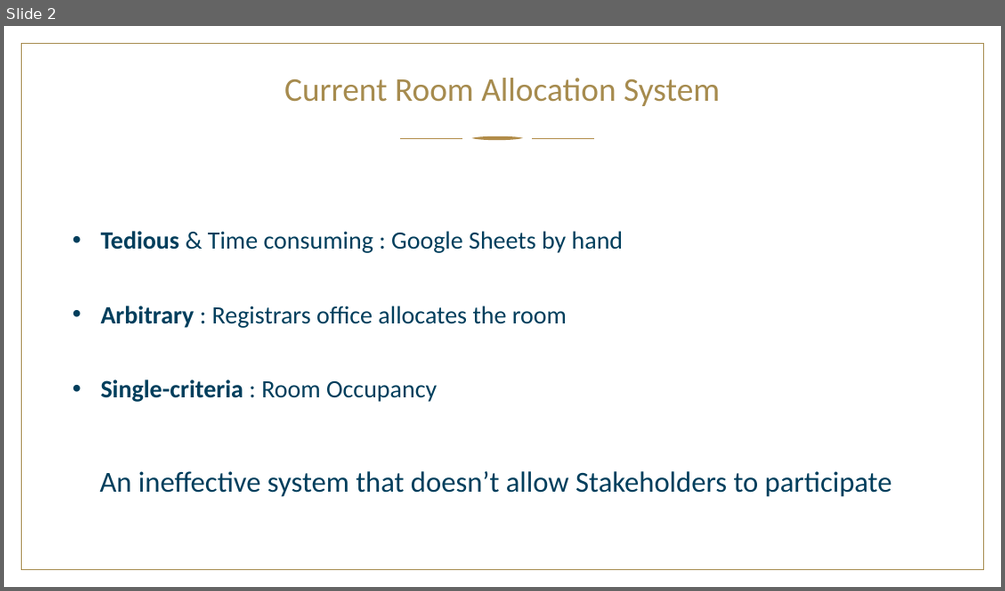
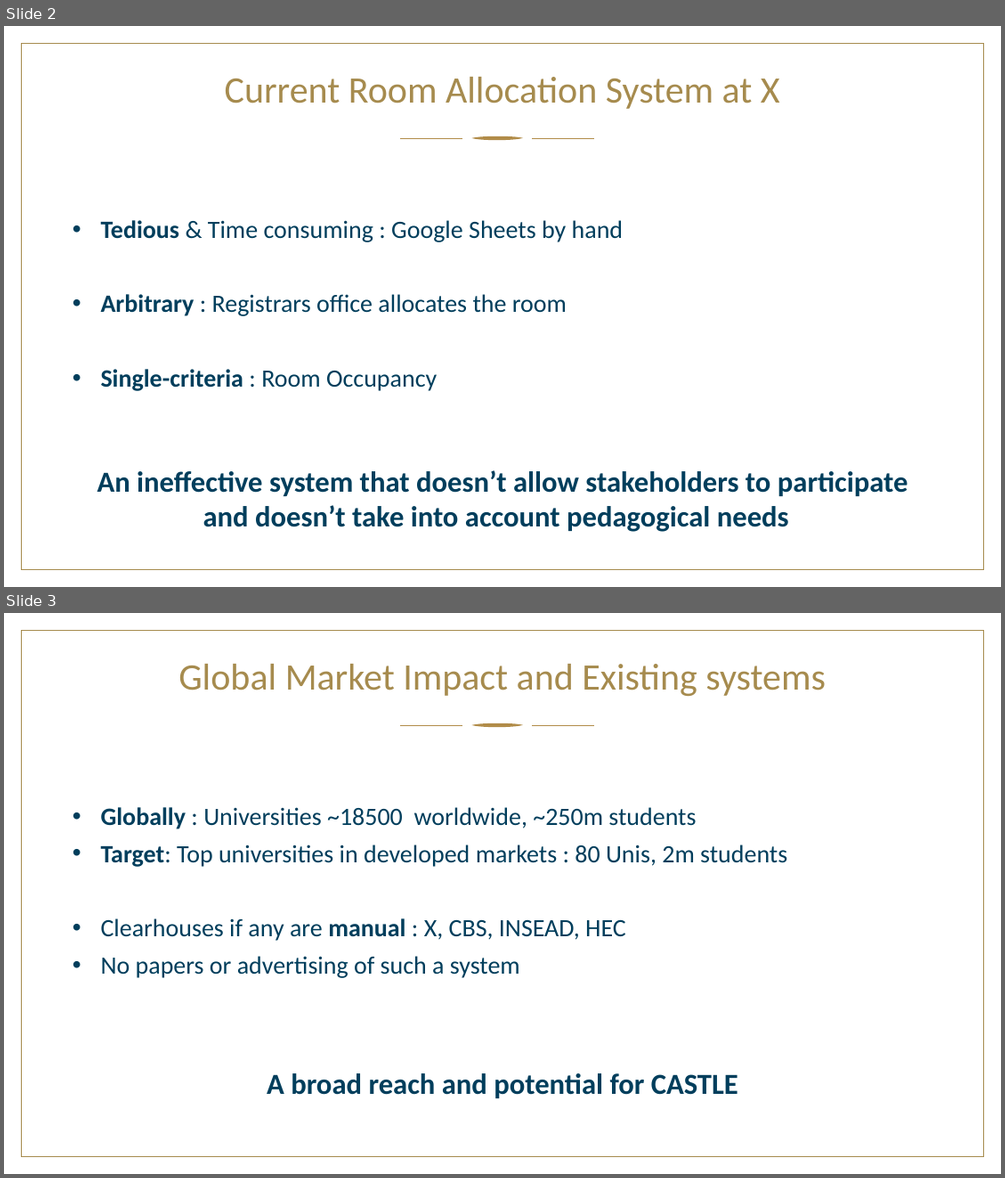
Before and after one commit to Mttmin/classroom_allocation, a slide deck: Pitch Minguet.pptx. Shown one above the other, each under a label of ours: slide 2 before the commit, slides 2 and 3 after it. The pictures are 1005x591 and 1005x1178 pixels, drawn with LibreOffice and Linux fonts; fonts in the diff are those of the drawing; background and template pictures are left out. Boxes give left, top, right and bottom in pixels: in the first picture for what was removed or moved away, otherwise in the second. Text is boxed around its words. In the diff, an @@ line names an element or a change of style, - is before the commit and + after.

```diff
--- a/Pitch Minguet.pptx
+++ b/Pitch Minguet.pptx
@@ slide 3 added at [4,613,1001,1174], background picture (left out); not listed: 4 template elements that a slide beside it also shows @@
@@ title added at [178,664,825,696], 36 pt, text #A68B4E @@
+Global Market Impact and Existing systems
@@ text added at [101,807,787,978], 24 pt, text #003E5C @@
+• Globally : Universities ~18500 worldwide, ~250m students
+• Target: Top universities in developed markets : 80 Unis, 2m students
+• Clearhouses if any are manual : X, CBS, INSEAD, HEC
+• No papers or advertising of such a system
@@ text added at [267,1073,738,1098], 28 pt, text #003E5C, bold @@
+A broad reach and potential for CASTLE
@@ slide 2 changed as well @@
@@ title at [225,77,780,109]: text changed; size 32 to 36 pt @@
-Current Room Allocation System
+Current Room Allocation System at X
@@ text "Tedious & Time consuming : ...": place and size @@
-text "Tedious & Time consuming : ..." at [101,231,623,402]
+text "Tedious & Time consuming : ..." at [101,220,623,391]
@@ text at [97,470,908,532]: text changed; bold on @@
-An ineffective system that doesn’t allow Stakeholders to participate
+An ineffective system that doesn’t allow stakeholders to participate
+and doesn’t take into account pedagogical needs
```
Also in this commit, not shown: 6 other slides changed, 5 other files.
